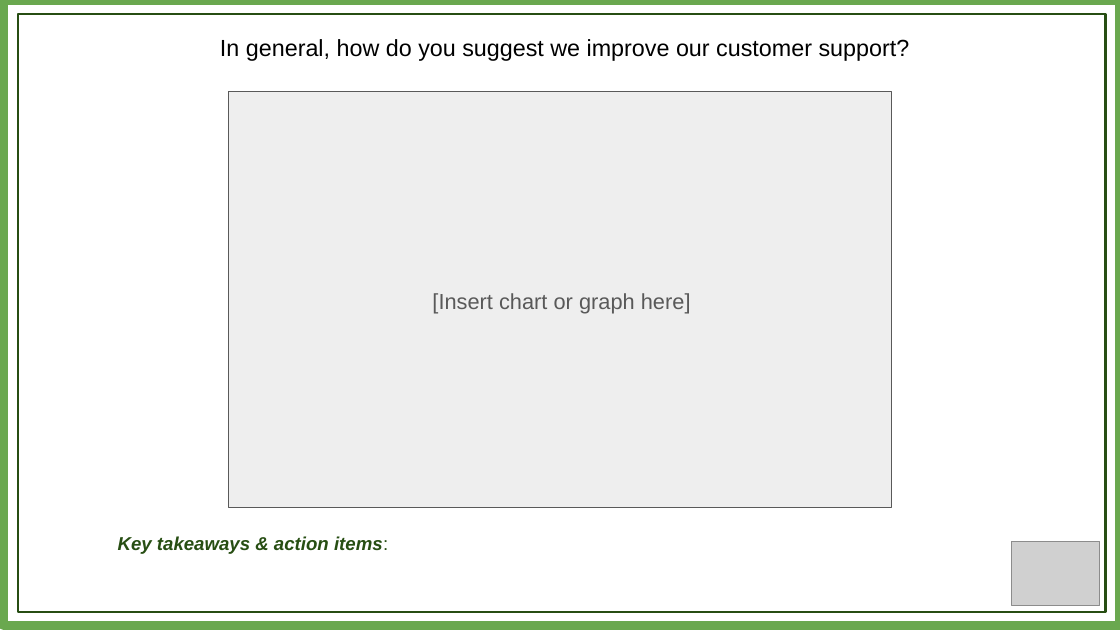
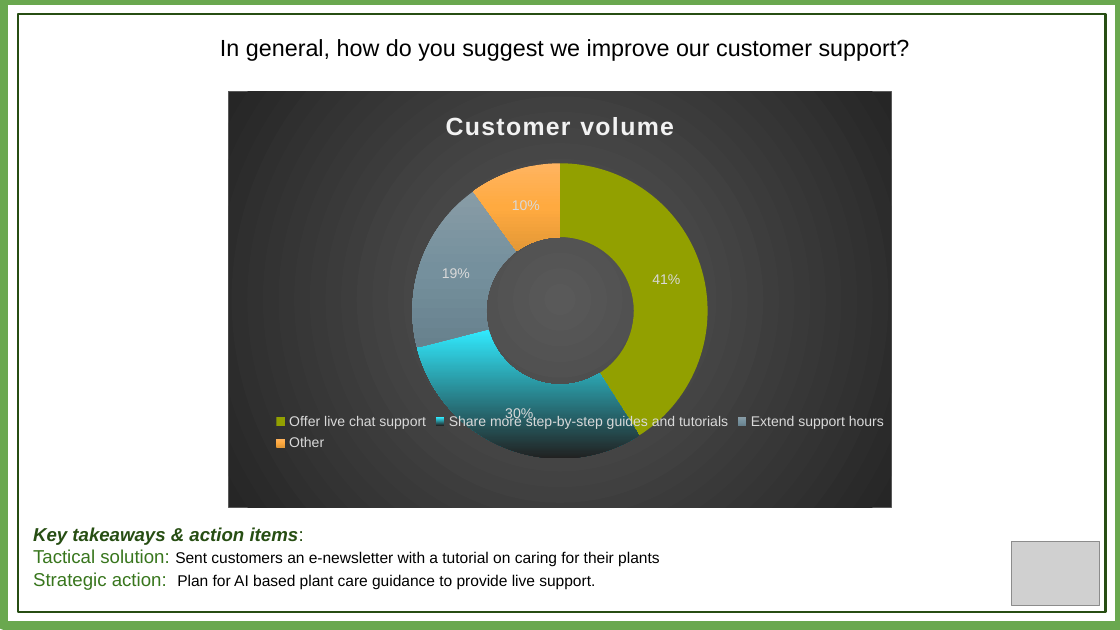
Before and after one commit to bhaumikananda/BinMon_GoogleProjectManagement, a slide deck: slide 5 of Activity-Template_-Presentation.pptx. Drawn at 1120x630 pixels with LibreOffice and Linux fonts; fonts in the diff are those of the drawing; grey boxes stand for pictures; background and template pictures are left out. Boxes give left, top, right and bottom in pixels: in the first picture for what was removed or moved away, otherwise in the second. Text is boxed around its words. In the diff, an @@ line names an element or a change of style, - is before the commit and + after.

```diff
--- a/Activity-Template_-Presentation.pptx
+++ b/Activity-Template_-Presentation.pptx
@@ doughnut chart added at (228,92,890,507) @@
+title "Customer volume"
+categories: Offer live chat support, Share more step-by-step guides and tutorials, Extend support hours, Other
+Customer volume: 0.41, 0.3, 0.19, 0.1
@@ text removed at (432,293,691,314) @@
-[Insert chart or graph here]
@@ text added at (33,527,659,590), 10 pt, text #000000 @@
+Key takeaways & action items:
+Tactical solution: Sent customers an e-newsletter with a tutorial on caring for their plants
+Strategic action: Plan for AI based plant care guidance to provide live support.
@@ text removed at (118,536,388,554) @@
-Key takeaways & action items:
```
Also in this commit, not shown: 4 other slides changed, 1 slide added, 1 slide removed, 1 other file.
